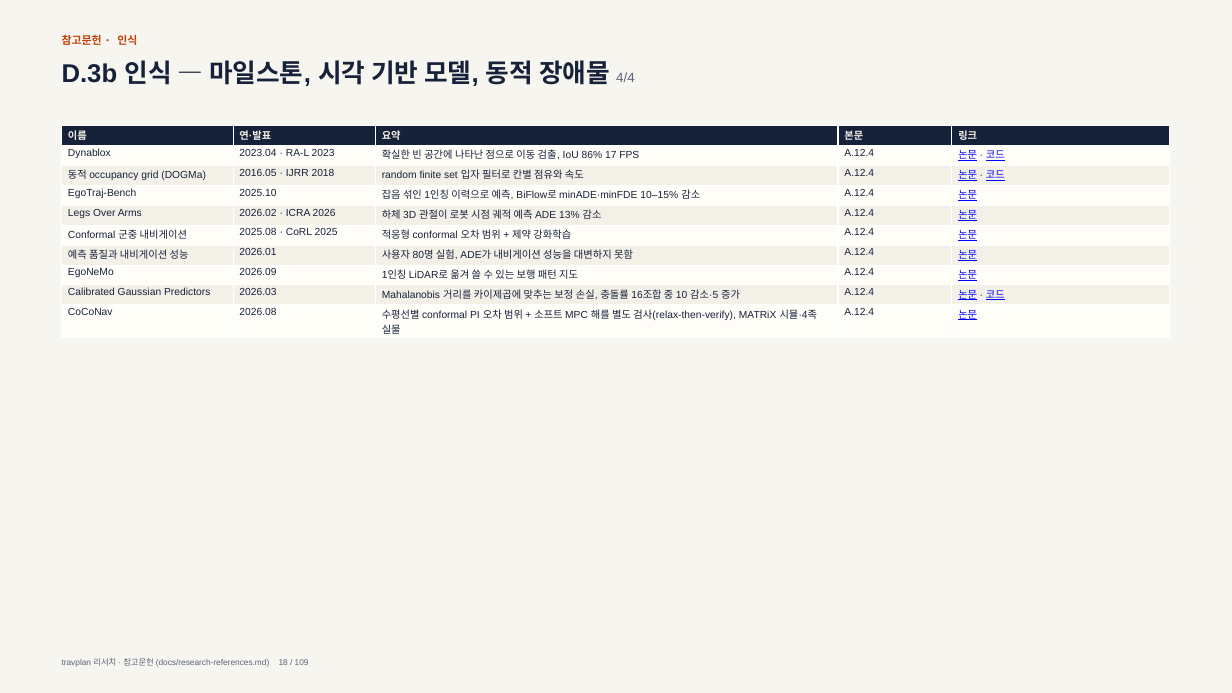
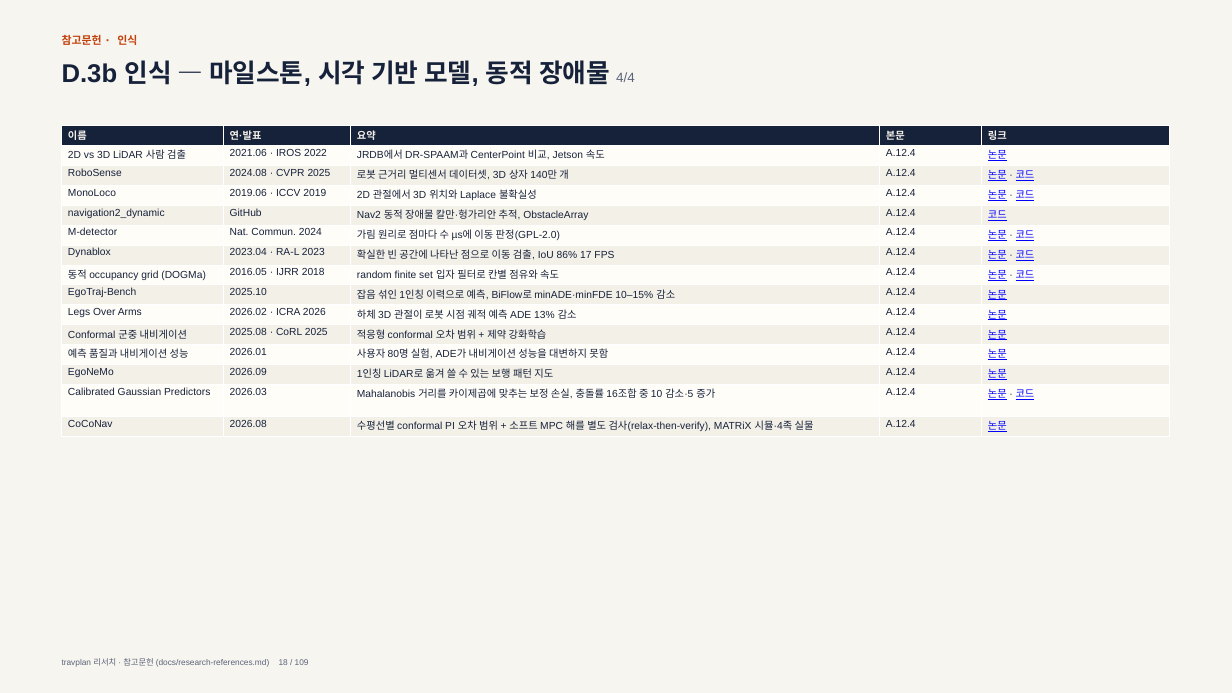
Before and after one commit to Geonhee-LEE/travplan-site, a slide deck: slide 18 of slides/research-references/research-references.pptx. Drawn at 1232x693 pixels with LibreOffice and Linux fonts; fonts in the diff are those of the drawing. Boxes give left, top, right and bottom in pixels: in the first picture for what was removed or moved away, otherwise in the second. Text is boxed around its words. In the diff, an @@ line names an element or a change of style, - is before the commit and + after.

```diff
--- a/slides/research-references/research-references.pptx
+++ b/slides/research-references/research-references.pptx
@@ table at [62, 126, 1171, 437] @@
+row 2: 2D vs 3D LiDAR 사람 검출 | 2021.06 · IROS 2022 | JRDB에서 DR-SPAAM과 CenterPoint 비교, Jetson 속도 | A.12.4 | 논문
+row 3: RoboSense | 2024.08 · CVPR 2025 | 로봇 근거리 멀티센서 데이터셋, 3D 상자 140만 개 | A.12.4 | 논문 · 코드
+row 4: MonoLoco | 2019.06 · ICCV 2019 | 2D 관절에서 3D 위치와 Laplace 불확실성 | A.12.4 | 논문 · 코드
+row 5: navigation2_dynamic | GitHub | Nav2 동적 장애물 칼만·헝가리안 추적, ObstacleArray | A.12.4 | 코드
+row 6: M-detector | Nat. Commun. 2024 | 가림 원리로 점마다 수 µs에 이동 판정(GPL-2.0) | A.12.4 | 논문 · 코드
```
Also in this commit, not shown: 3 other slides changed, 12 other files.
